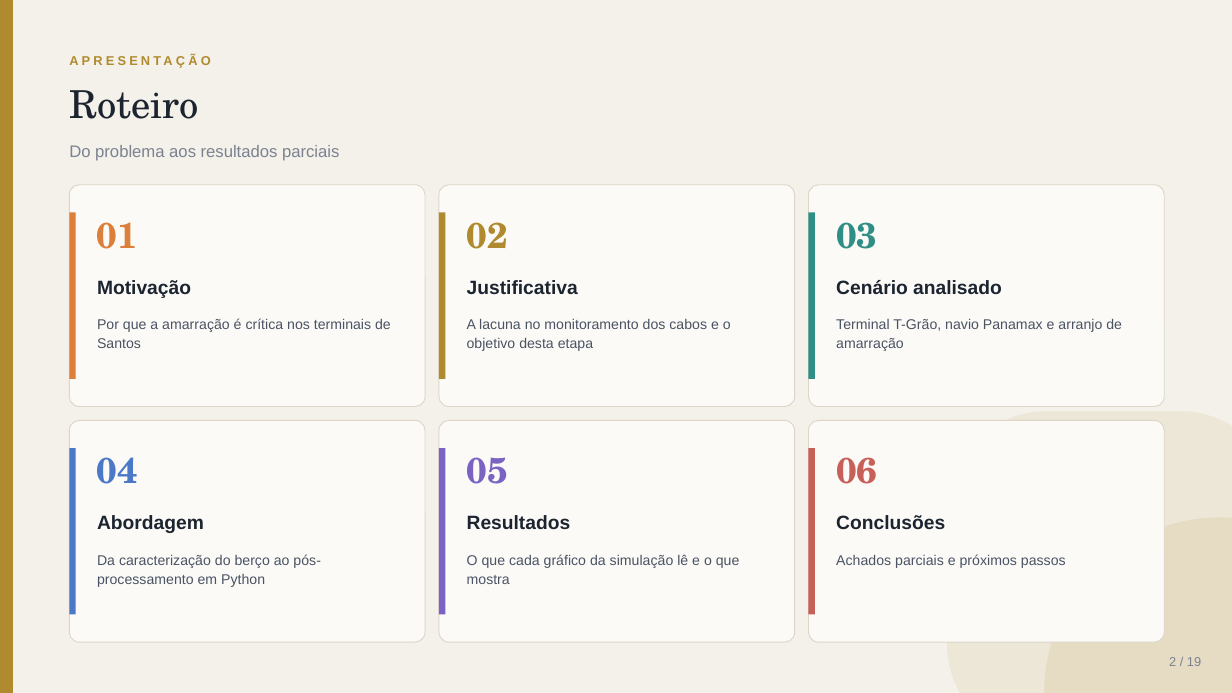
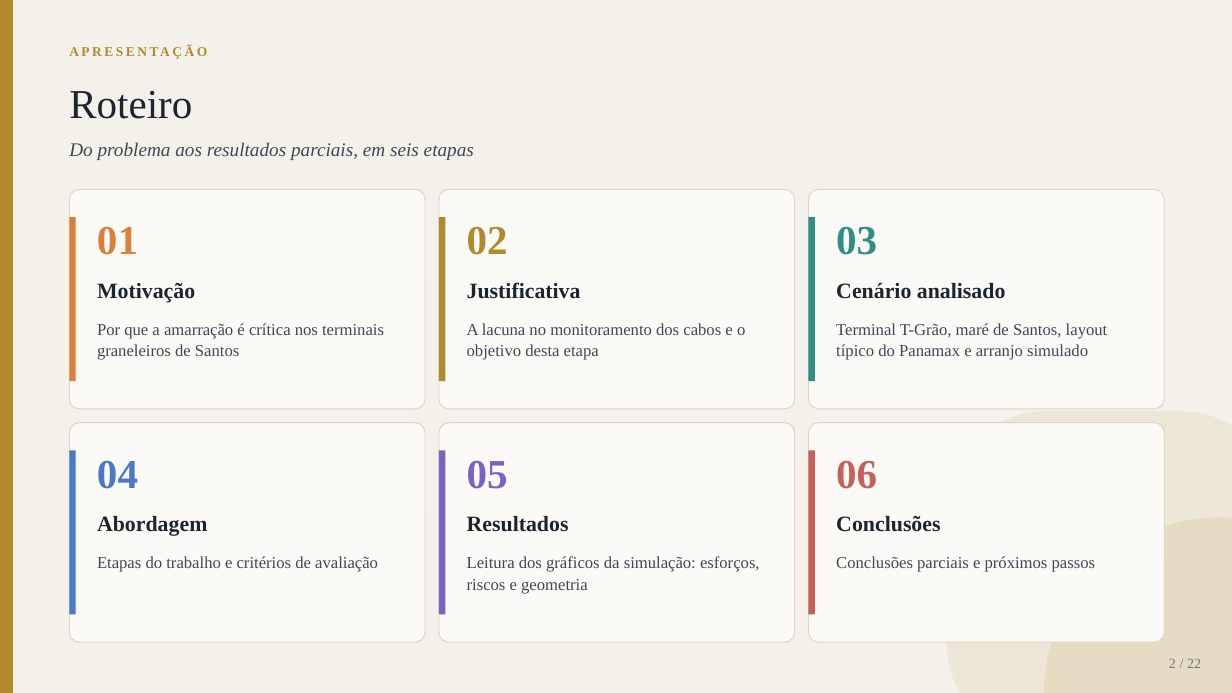
Before and after one commit to gustavogsilvaa/Apresentacao-Kiro, a slide deck: slide 2 of amarracao_v3/Apresentacao_TF_Amarracao_parcial.pptx. Drawn at 1232x693 pixels with LibreOffice and Linux fonts; fonts in the diff are those of the drawing. Boxes give left, top, right and bottom in pixels: in the first picture for what was removed or moved away, otherwise in the second. Text is boxed around its words. In the diff, an @@ line names an element or a change of style, - is before the commit and + after.

Commit message:
Aplica Times New Roman, melhora o fluxo de leitura e adiciona maré, layout do Panamax e referências

```diff
--- a/amarracao_v3/Apresentacao_TF_Amarracao_parcial.pptx
+++ b/amarracao_v3/Apresentacao_TF_Amarracao_parcial.pptx
@@ text "APRESENTAÇÃO": place and size @@
-text "APRESENTAÇÃO" at bbox=[69, 51, 994, 79]
+text "APRESENTAÇÃO" at bbox=[69, 42, 652, 69]
@@ text "APRESENTAÇÃO" at bbox=[69, 42, 652, 69]: size 10 to 10.5 pt, font Arial to Times New Roman, letter spacing 2.5 to 2 pt; line spacing 1.1 to 1.08 @@
@@ text "Roteiro" at bbox=[69, 91, 192, 119]: size 30 to 32 pt, font TeX Gyre Schola to Times New Roman; line spacing 1.1 to 1.08 @@
@@ text at bbox=[69, 142, 474, 160]: text changed; size 13 to 15 pt; font Arial to Times New Roman; text colour #7B8290 to #3F4757; italic on @@
-Do problema aos resultados parciais
+Do problema aos resultados parciais, em seis etapas
@@ 3 rounded rectangles, 3 rectangles: place and size @@
-3 rounded rectangles, 3 rectangles at bbox=[69, 185, 1165, 407]
+3 rounded rectangles, 3 rectangles at bbox=[69, 189, 1165, 409]
@@ size 28 to 32 pt, font TeX Gyre Schola to Times New Roman; line spacing 1.1 to 1.08 in 6 elements at bbox=[97, 460, 138, 489], bbox=[467, 460, 508, 489], bbox=[836, 460, 877, 489], bbox=[97, 226, 138, 255], bbox=[467, 226, 508, 255], bbox=[836, 226, 877, 255] @@
@@ size 15 to 17 pt, font Arial to Times New Roman; line spacing 1.1 to 1.08 in 6 elements at bbox=[97, 516, 207, 536], bbox=[467, 516, 569, 532], bbox=[836, 516, 940, 532], bbox=[97, 283, 195, 303], bbox=[467, 282, 581, 299], bbox=[836, 283, 1006, 299] @@
@@ text at bbox=[97, 323, 384, 360]: text changed; size 11 to 13 pt; font Arial to Times New Roman; text colour #4A5363 to #3F4757 @@
-Por que a amarração é crítica nos terminais de Santos
+Por que a amarração é crítica nos terminais graneleiros de Santos
@@ text "A lacuna no monitoramento dos ..." at bbox=[467, 323, 745, 360]: size 11 to 13 pt, font Arial to Times New Roman, text colour #4A5363 to #3F4757; line spacing 1.1 to 1.08 @@
@@ text at bbox=[836, 323, 1108, 360]: text changed; size 11 to 13 pt; font Arial to Times New Roman; text colour #4A5363 to #3F4757 @@
-Terminal T-Grão, navio Panamax e arranjo de amarração
+Terminal T-Grão, maré de Santos, layout típico do Panamax e arranjo simulado
@@ text at bbox=[97, 556, 378, 572]: text changed; size 11 to 13 pt; font Arial to Times New Roman; text colour #4A5363 to #3F4757 @@
-Da caracterização do berço ao pós-processamento em Python
+Etapas do trabalho e critérios de avaliação
@@ text at bbox=[467, 556, 760, 593]: text changed; size 11 to 13 pt; font Arial to Times New Roman; text colour #4A5363 to #3F4757 @@
-O que cada gráfico da simulação lê e o que mostra
+Leitura dos gráficos da simulação: esforços, riscos e geometria
@@ text at bbox=[836, 556, 1095, 572]: text changed; size 11 to 13 pt; font Arial to Times New Roman; text colour #4A5363 to #3F4757 @@
-Achados parciais e próximos passos
+Conclusões parciais e próximos passos
@@ text at bbox=[1169, 659, 1201, 668]: text changed; size 10 to 11 pt; font Arial to Times New Roman; text colour #7B8290 to #6F7684 @@
-2 / 19
+2 / 22
```
Also in this commit, not shown: 18 other slides changed, 3 slides added, 11 other files.
